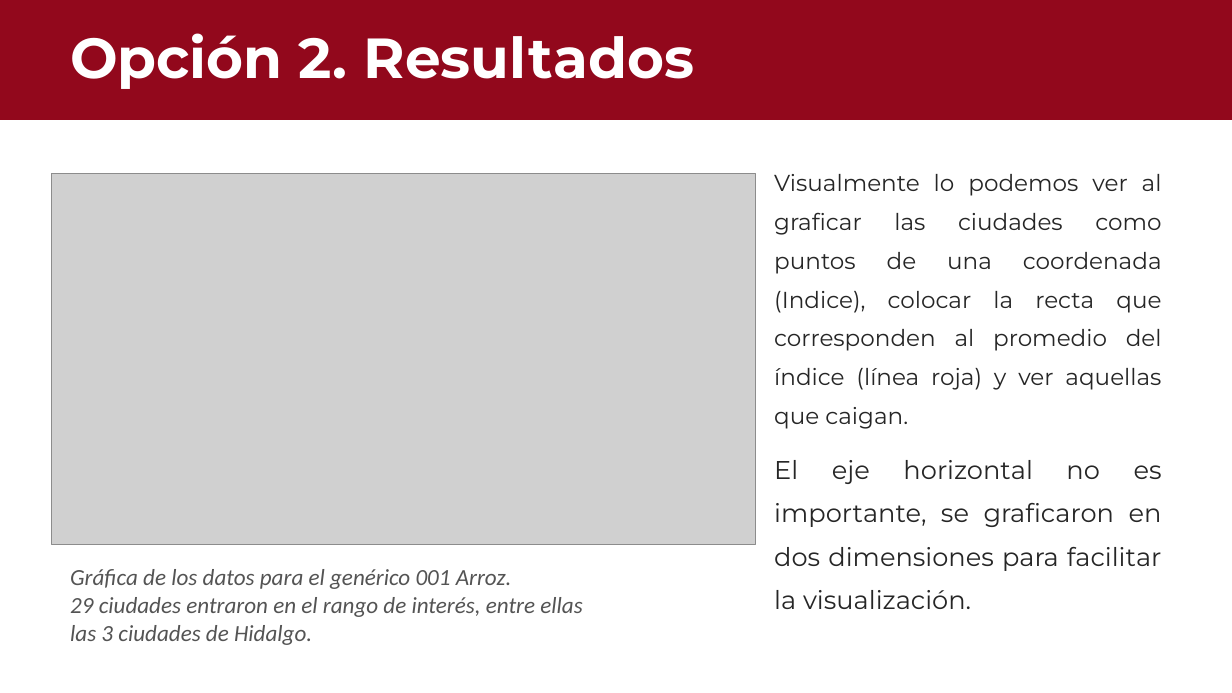
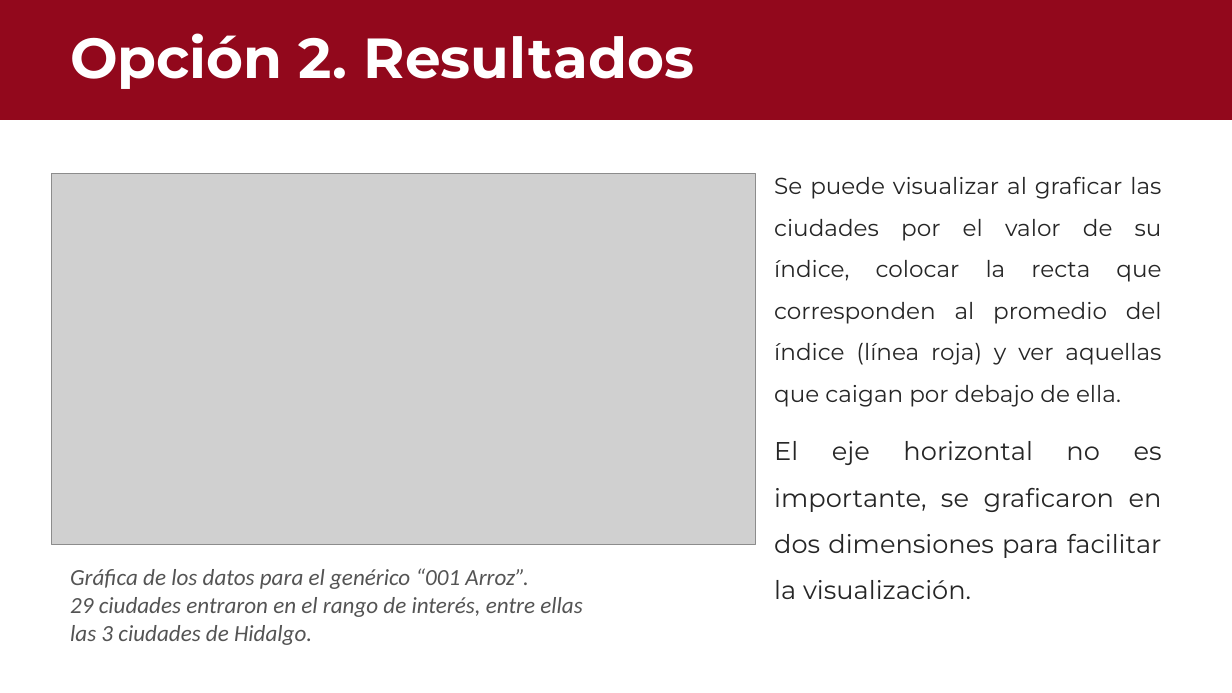
Before and after one commit to Enrique-2003SS/INPC_Regresi-n, a slide deck: slide 10 of outputs/INPC.pptx. Drawn at 1232x693 pixels with LibreOffice and Linux fonts; fonts in the diff are those of the drawing; grey boxes stand for pictures. Boxes give left, top, right and bottom in pixels: in the first picture for what was removed or moved away, otherwise in the second. Text is boxed around its words. In the diff, an @@ line names an element or a change of style, - is before the commit and + after.

```diff
--- a/outputs/INPC.pptx
+++ b/outputs/INPC.pptx
@@ text at [774, 176, 1162, 407]: text changed @@
-Visualmente lo podemos ver al graficar las ciudades como puntos de una coordenada (Indice), colocar la recta que corresponden al promedio del índice (línea roja) y ver aquellas que caigan.
+Se puede visualizar al graficar las ciudades por el valor de su índice, colocar la recta que corresponden al promedio del índice (línea roja) y ver aquellas que caigan por debajo de ella.
@@ text at [774, 441, 1162, 599]: line spacing 1.4 to 1.5 @@
@@ text at [70, 568, 528, 589]: text changed @@
-Gráfica de los datos para el genérico 001 Arroz.
+Gráfica de los datos para el genérico “001 Arroz”.
```
Also in this commit, not shown: 6 other slides changed, 2 slides added.
